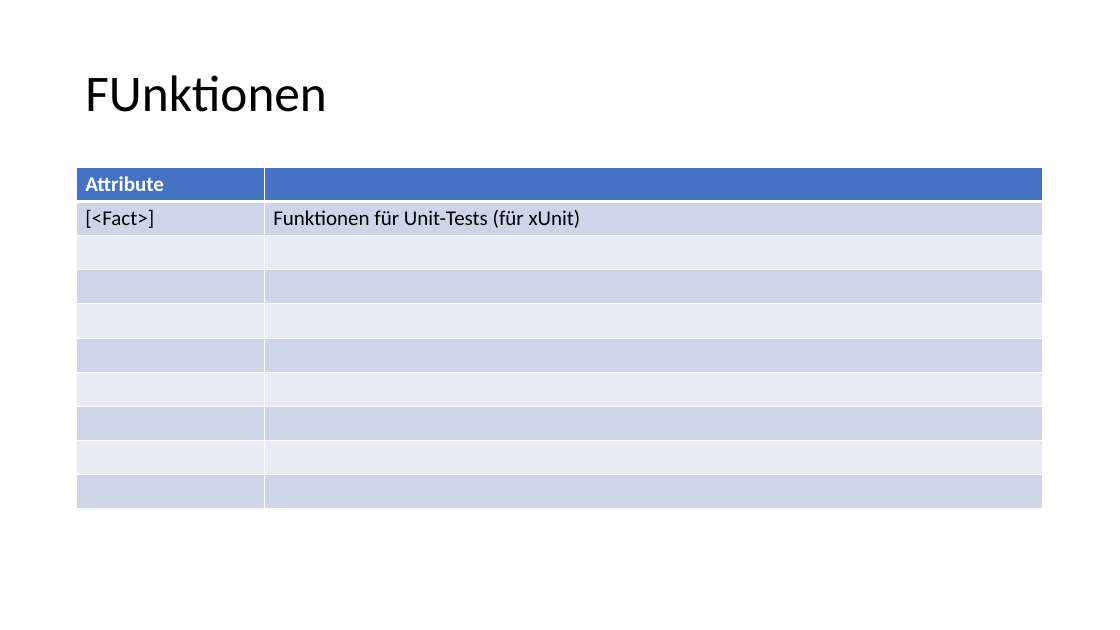
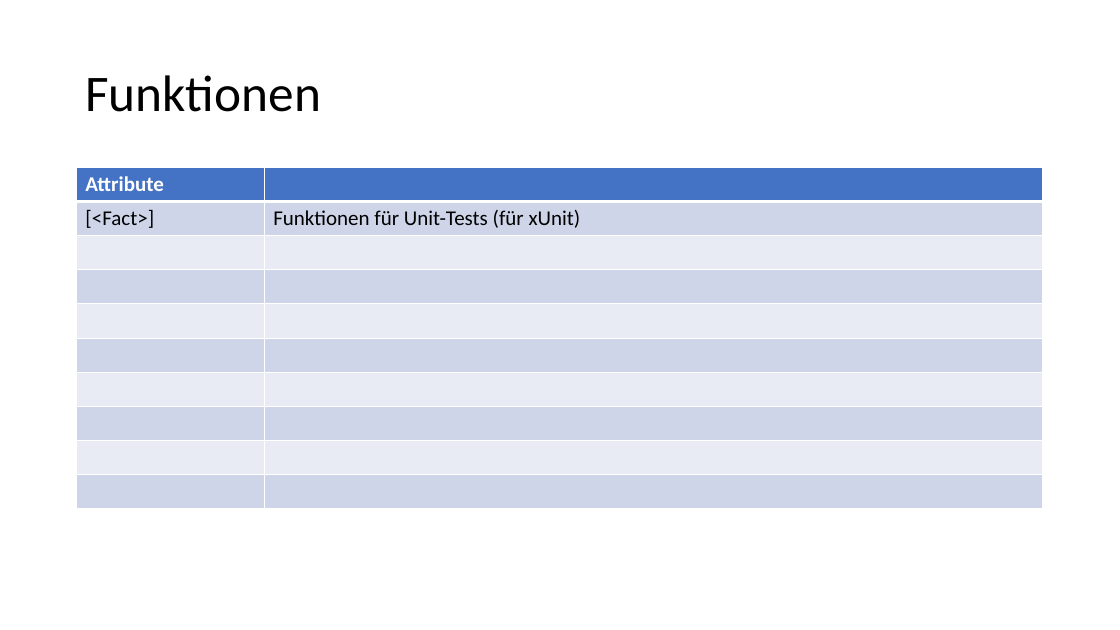
Before and after one commit to cdury/LearningGitHub, a slide deck: slide 4 of FSharp-Attributes.pptx. Drawn at 1120x630 pixels with LibreOffice and Linux fonts; fonts in the diff are those of the drawing. Boxes give left, top, right and bottom in pixels: in the first picture for what was removed or moved away, otherwise in the second. Text is boxed around its words. In the diff, an @@ line names an element or a change of style, - is before the commit and + after.

```diff
--- a/FSharp-Attributes.pptx
+++ b/FSharp-Attributes.pptx
@@ title at bbox=[85, 75, 321, 112]: text changed @@
-FUnktionen
+Funktionen
```
Also in this commit, not shown: 1 other slide changed, 2 other files.
